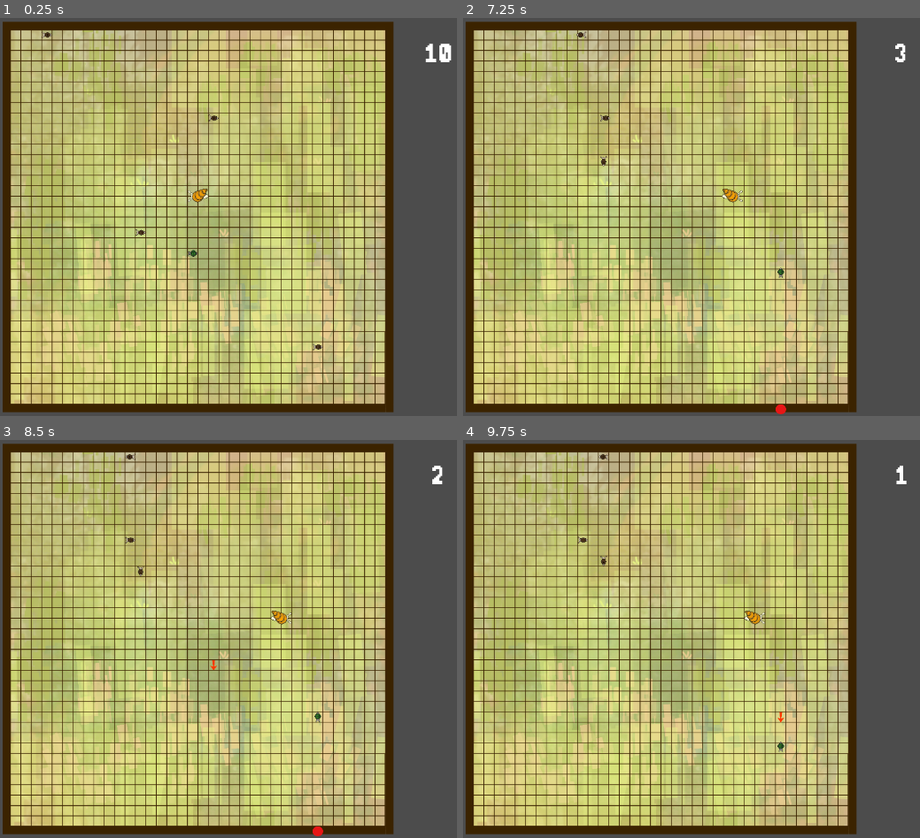
Above: before the commit, frames 1-4 (two rows, left to right).
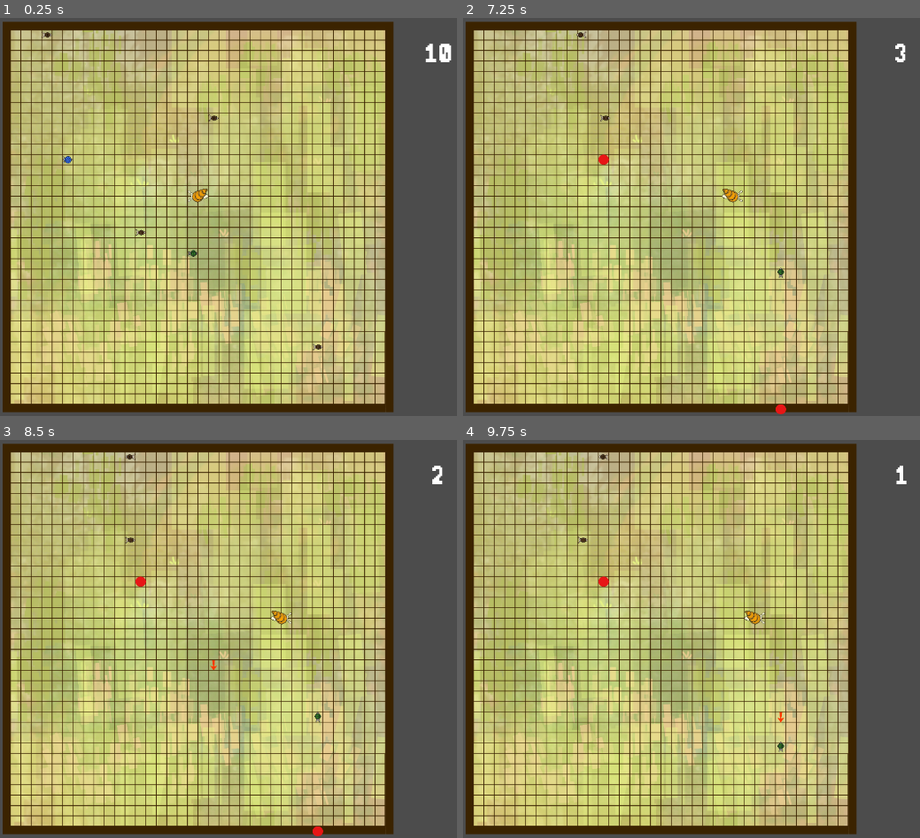
Above: after the commit, the same moments.

Repository: RNairn01/LD-51
Game: Godot game, scene res://scenes/screens/play_screen.tscn
Same seed, same stepped clock (60 frames per second), same inputs: the game is played once before the commit and once after it.
Inputs (mouse positions are in pixels of both pictures, inside the frame that each line leads up to):
- Up to frame 1 (0.25 s): no input
- Up to frame 2 (7.25 s): tap Enter at 0.5, 5.75 s; move the mouse to (659, 217) at 0.52 s; click (659, 217) at 0.6 s; move the mouse to (664, 220) at 1.27 s; right-click (664, 220) at 1.35 s; click (664, 220) at 1.42 s; move the mouse to (522, 33) at 2.02 s; click (522, 33) at 2.1 s; tap Space at 2.75, 6.5 s; move the mouse to (654, 117) at 2.77 s; right-click (654, 117) at 2.85 s; click (654, 117) at 2.92 s; move the mouse to (604, 201) at 3.52 s; click (604, 201) at 3.6 s; move the mouse to (782, 388) at 4.27 s; right-click (782, 388) at 4.35 s; click (782, 388) at 4.42 s; move the mouse to (700, 197) at 5.02 s; click (700, 197) at 5.1 s; move the mouse to (769, 252) at 5.77 s; right-click (769, 252) at 5.85 s; click (769, 252) at 5.92 s; move the mouse to (outside the picture) at 6.52 s; click (outside the picture) at 6.6 s
- Up to frame 3 (8.5 s): move the mouse to (214, 658) at 7.27 s; right-click (214, 658) at 7.35 s; click (214, 658) at 7.42 s; move the mouse to (425, 551) at 8.02 s; click (425, 551) at 8.1 s
- Up to frame 4 (9.75 s): move the mouse to (782, 718) at 8.77 s; right-click (782, 718) at 8.85 s; click (782, 718) at 8.92 s; move the mouse to (outside the picture) at 9.52 s; click (outside the picture) at 9.6 s

The runs differ from the first frame. In frame 1, less than 0.1% of the frame differs, in the area x 13-16%, y 34-37%; in frame 2, less than 0.1%; in frame 3, less than 0.1%; in frame 4, less than 0.1%, in the area x 29-32%, y 29-37%.
Error in both runs: Invalid set index 'position' (on base: 'previously freed instance') with value of type 'Vector2'. (res://scripts/arrow_place_manager.gd:69)

Commit message:
Add rebel snail

Diff:
--- a/scenes/screens/play_screen.tscn
+++ b/scenes/screens/play_screen.tscn
@@ -14,6 +14,7 @@
 [ext_resource path="res://scenes/wall_section.tscn" type="PackedScene" id=12]
 [ext_resource path="res://scenes/snails/snail_big.tscn" type="PackedScene" id=13]
 [ext_resource path="res://scenes/snails/snail_speedy.tscn" type="PackedScene" id=14]
+[ext_resource path="res://scenes/snails/snail_rebel.tscn" type="PackedScene" id=15]
 
 [node name="Node2D" type="Node2D"]
 position = Vector2( 7, 11 )
@@ -75,6 +76,9 @@
 [node name="SnailSpeedy" parent="." instance=ExtResource( 14 )]
 position = Vector2( 544, 672 )
 
+[node name="SnailRebel" parent="." instance=ExtResource( 15 )]
+position = Vector2( 160, 384 )
+
 [node name="MusicController" type="Node" parent="."]
 script = ExtResource( 10 )
 
--- /dev/null
+++ b/scenes/snails/snail_rebel.tscn
@@ -0,0 +1,20 @@
+[gd_scene load_steps=4 format=2]
+
+[ext_resource path="res://assets/sprites/rebel_snail.png" type="Texture" id=1]
+[ext_resource path="res://scripts/snail_rebel.gd" type="Script" id=2]
+
+[sub_resource type="RectangleShape2D" id=1]
+extents = Vector2( 13, 13 )
+
+[node name="SnailRebel" type="Area2D"]
+script = ExtResource( 2 )
+
+[node name="SnailSprite" type="Sprite" parent="."]
+position = Vector2( 16, 16 )
+texture = ExtResource( 1 )
+
+[node name="CollisionShape2D" type="CollisionShape2D" parent="."]
+position = Vector2( 16, 16 )
+shape = SubResource( 1 )
+
+[node name="Tween" type="Tween" parent="."]
--- /dev/null
+++ b/scripts/snail_rebel.gd
@@ -0,0 +1,24 @@
+extends "res://scripts/snail_controller.gd"
+
+onready var rng = RandomNumberGenerator.new()
+
+func _ready():
+	rng.randomize()
+	._ready()
+
+func _on_tick():
+	_fuck_you_i_do_what_i_want()
+	._on_tick()
+
+
+func _fuck_you_i_do_what_i_want():
+	if rng.randf() <= 0.05:
+		var new_direction = rng.randi_range(1, 4)
+		if new_direction == 1:
+			self.snail_direction = Vector2.UP
+		elif new_direction == 2:
+			self.snail_direction = Vector2.RIGHT
+		elif new_direction == 3:
+			self.snail_direction = Vector2.DOWN
+		elif new_direction == 4:#
+			self.snail_direction = Vector2.LEFT
Not shown: 1 places in scenes/screens/play_screen.tscn that only renumber resources
